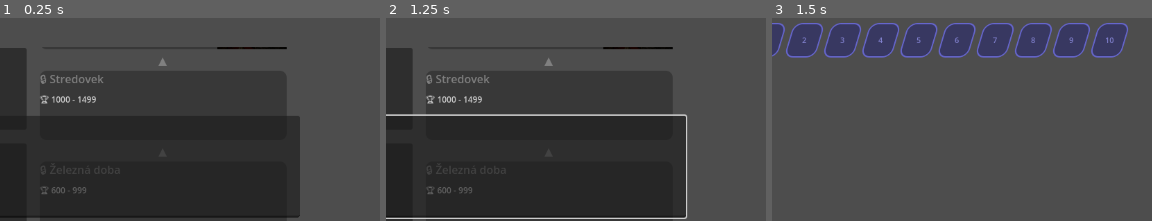
Above: before the commit, frames 1-3 (left to right).
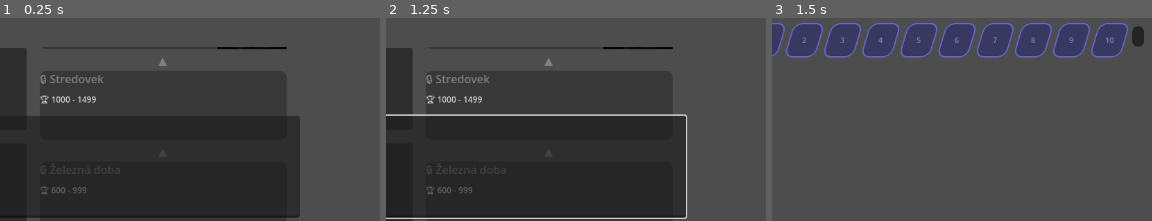
Above: after the commit, the same moments.

Repository: Railovec/War-Fight
Game: Godot game, scene res://menu/startovascena.tscn
The game is run twice, just before and just after one commit, with the same random seed, the same clock (stepped at 60 frames per second) and the same inputs.
Inputs (mouse positions are % of the whole screen's width and height, from its top left):
- Up to frame 1 (0.25 s): no input
- Up to frame 2 (1.25 s): click (44, 37) at 0.52 s; type "12" at 0.6 s
- Up to frame 3 (1.5 s): click "play" at 1.25 s
The pictures show only the part of the screen within x 35-85%, y 0-50%; the shares and areas given below are measured in that part.

Frames 1-2 are identical in both runs. In frame 3, 0.3% of the frame differs, in the area x 94-98%, y 3-14%.

Commit message:
počet postav v poli

Diff:
--- a/klient - smotný projekt - vytiahni von a importuj/client/client_scene.gd
+++ b/klient - smotný projekt - vytiahni von a importuj/client/client_scene.gd
@@ -17,6 +17,7 @@
 var match_requested := false
 var player_label: Label
 var opponent_label: Label
+var unit_count_label: Label
 
 var projectile_nodes: Dictionary = {}
 var projectile_scene = preload("res://units/ProjectileNode.tscn")
@@ -174,6 +175,16 @@
 	var my_cooldowns = snapshot.get("card_cooldowns", {}).get(str(hrac), {})
 	_update_card_cooldowns(my_cooldowns)
 
+	var my_units = snapshot.get("units", []).filter(func(u): return int(u.get("owner", 0)) == hrac)
+	var count = my_units.size()
+	if unit_count_label:
+		unit_count_label.text = "⚔️ %d/25" % count
+		if count >= 20:
+			unit_count_label.add_theme_color_override("font_color", Color(1, 0.3, 0.3))  # červená
+		elif count >= 15:
+			unit_count_label.add_theme_color_override("font_color", Color(1, 0.8, 0.0))  # žltá
+		else:
+			unit_count_label.add_theme_color_override("font_color", Color(1, 1, 1))  # biela
 
 func _spawn_unit_node(id: int, unit_data: Dictionary):
 	var node = unit_scene.instantiate()
@@ -374,6 +385,20 @@
 		container.add_child(crystal)
 		mana_crystals.append(crystal)
 
+	unit_count_label = Label.new()
+	unit_count_label.position = Vector2(900, 15)
+	unit_count_label.add_theme_font_size_override("font_size", 16)
+	unit_count_label.add_theme_color_override("font_color", Color(1, 1, 1))
+	var bg = StyleBoxFlat.new()
+	bg.bg_color = Color(0.1, 0.1, 0.1, 0.8)
+	bg.set_corner_radius_all(8)
+	bg.content_margin_left = 8
+	bg.content_margin_right = 8
+	bg.content_margin_top = 3
+	bg.content_margin_bottom = 3
+	unit_count_label.add_theme_stylebox_override("normal", bg)
+	add_child(unit_count_label)
+
 func _update_mana_crystals(mana: int):
 
 
